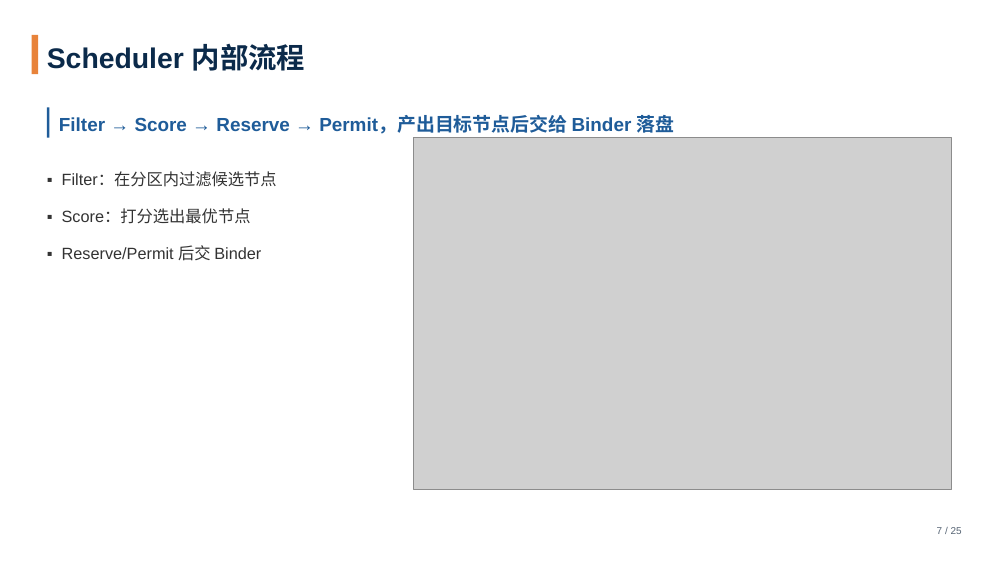
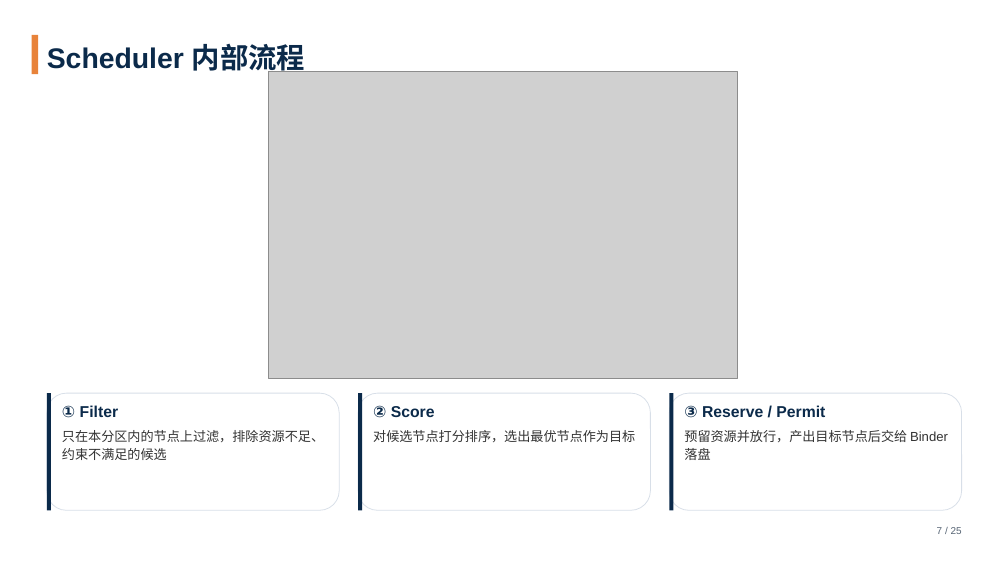
Before and after one commit to tengfei86/godel-scheduler, a slide deck: slide 7 of docs/thesis/defense/答辩PPT-基于etcd的分布式Kubernetes调度器.pptx. Drawn at 1008x567 pixels with LibreOffice and Linux fonts; fonts in the diff are those of the drawing; grey boxes stand for pictures. Boxes give left, top, right and bottom in pixels: in the first picture for what was removed or moved away, otherwise in the second. Text is boxed around its words. In the diff, an @@ line names an element or a change of style, - is before the commit and + after.

```diff
--- a/docs/thesis/defense/答辩PPT-基于etcd的分布式Kubernetes调度器.pptx
+++ b/docs/thesis/defense/答辩PPT-基于etcd的分布式Kubernetes调度器.pptx
@@ picture: place and size @@
-picture at box(414, 138, 952, 489)
+picture at box(268, 72, 737, 378)
@@ rectangle removed at box(47, 107, 50, 138) @@
@@ text removed at box(62, 172, 277, 261) @@
-▪ Filter：在分区内过滤候选节点
-▪ Score：打分选出最优节点
-▪ Reserve/Permit 后交 Binder
@@ rounded rectangle added at box(47, 393, 340, 510), fill #FFFFFF, outline #D8DFE8 0.75 pt @@
@@ rectangle added at box(47, 393, 51, 510), fill #0B2A4A @@
@@ text added at box(62, 405, 324, 460), 12.5 pt, text #333333 @@
+① Filter
+只在本分区内的节点上过滤，排除资源不足、约束不满足的候选
@@ rounded rectangle added at box(358, 393, 651, 510), fill #FFFFFF, outline #D8DFE8 0.75 pt @@
@@ rectangle added at box(358, 393, 363, 510), fill #0B2A4A @@
@@ text added at box(373, 405, 635, 442), 12.5 pt, text #333333 @@
+② Score
+对候选节点打分排序，选出最优节点作为目标
@@ rounded rectangle added at box(669, 393, 962, 510), fill #FFFFFF, outline #D8DFE8 0.75 pt @@
@@ rectangle added at box(669, 393, 674, 510), fill #0B2A4A @@
@@ text at box(684, 405, 948, 460): text changed; size 18 to 12.5 pt; text colour #1F5C99 to #333333; bold off @@
-Filter → Score → Reserve → Permit，产出目标节点后交给 Binder 落盘
+③ Reserve / Permit
+预留资源并放行，产出目标节点后交给 Binder 落盘
@@ text "③ Reserve / Permit" at box(684, 405, 948, 460): vertical alignment middle to top @@
```
Also in this commit, not shown: 1 other slide changed, 3 other files.
